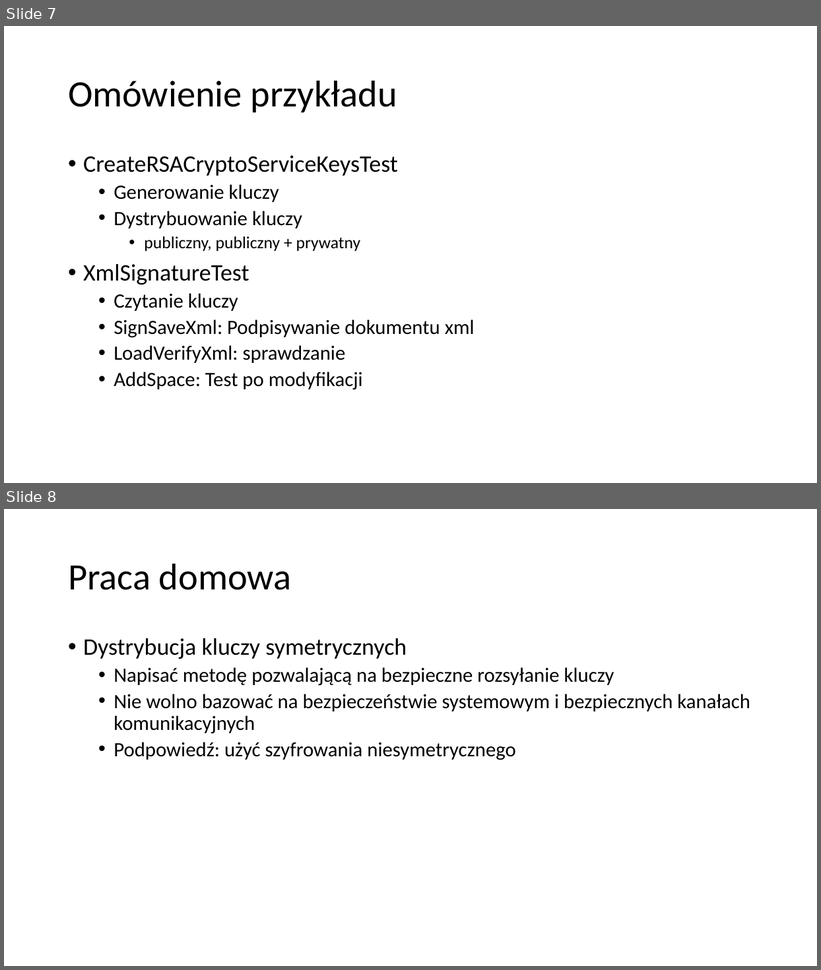
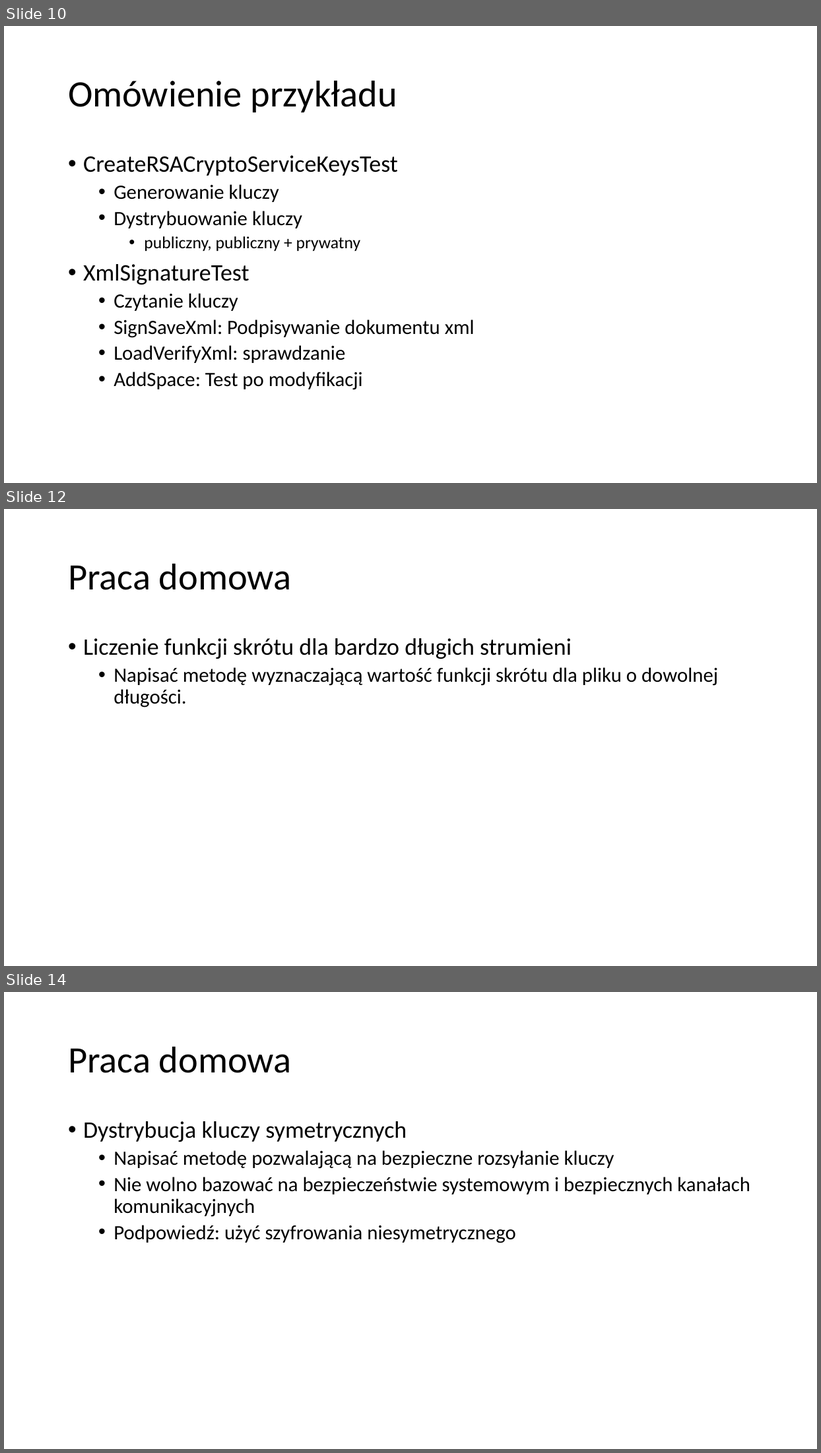
Before and after one commit to mpostol/TP, a slide deck: ExDataManagement/DataStreams/.Media/P3.5-KryptografiaCzesc3.pptx. Shown one above the other, each under a label of ours: slides 7 and 8 before the commit, slides 10, 12 and 14 after it; the slides between them are not shown. The pictures are 821x970 and 821x1453 pixels, drawn with LibreOffice and Linux fonts; fonts in the diff are those of the drawing. Boxes give left, top, right and bottom in pixels: in the first picture for what was removed or moved away, otherwise in the second. Text is boxed around its words. In the diff, an @@ line names an element or a change of style, - is before the commit and + after.

```diff
--- a/ExDataManagement/DataStreams/.Media/P3.5-KryptografiaCzesc3.pptx
+++ b/ExDataManagement/DataStreams/.Media/P3.5-KryptografiaCzesc3.pptx
@@ slide 12 added at (4, 509, 817, 966), background #FFFFFF @@
@@ title added at (68, 563, 292, 590), 33 pt, text #000000 @@
+Praca domowa
@@ text added at (83, 638, 718, 708), 18 pt, text #000000 @@
+• Liczenie funkcji skrótu dla bardzo długich strumieni
+  • Napisać metodę wyznaczającą wartość funkcji skrótu dla pliku o dowolnej długości.
@@ what was slide 7 is now slide 10 @@
@@ what was slide 8 is now slide 14 @@
```
Also in this commit, not shown: 1 slide changed, 7 other slides added, 1 slide removed, 5 other files.
